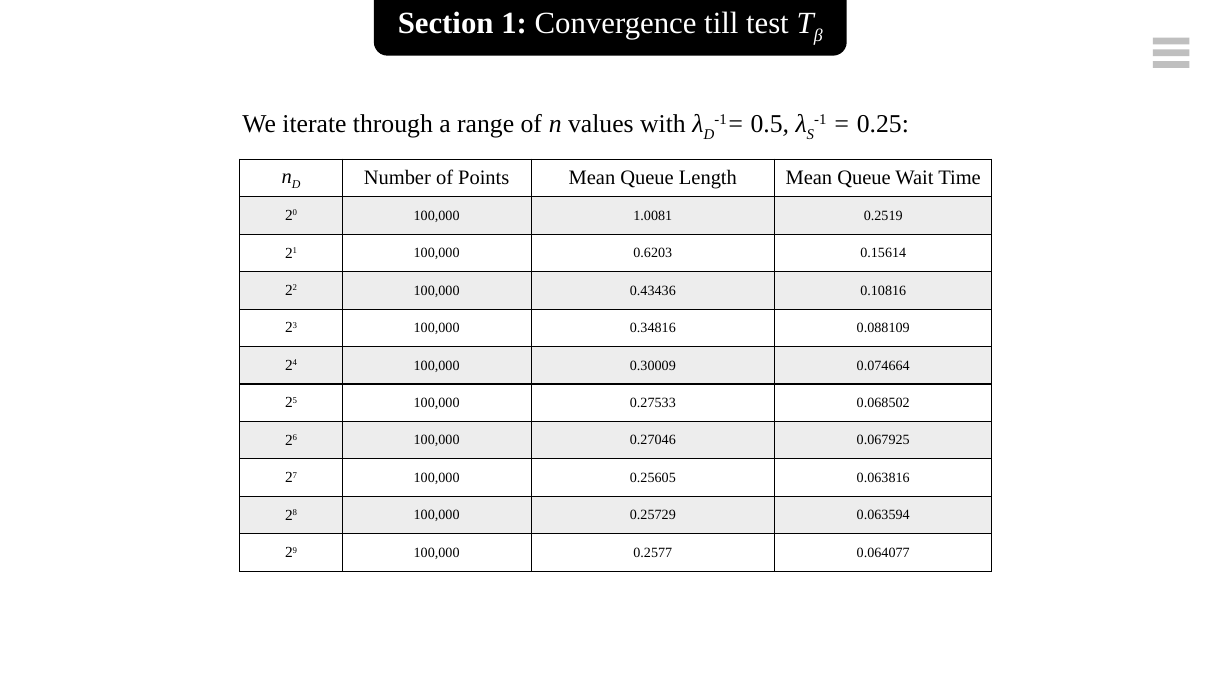
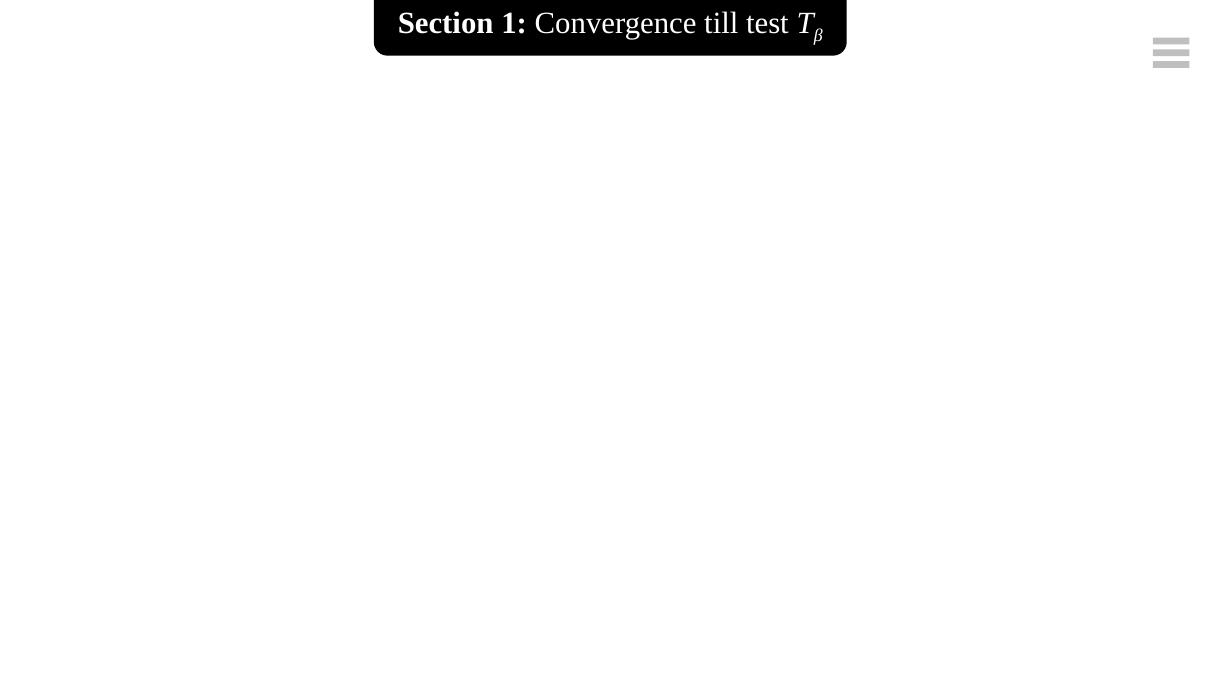
Before and after one commit to prabal1997/Probability, a slide deck: slide 8 of project_4/final_presentation.pptx (slide 6 before the commit). Drawn at 1232x693 pixels with LibreOffice and Linux fonts; fonts in the diff are those of the drawing; background and template pictures are left out. Boxes give left, top, right and bottom in pixels: in the first picture for what was removed or moved away, otherwise in the second. Text is boxed around its words. In the diff, an @@ line names an element or a change of style, - is before the commit and + after.

```diff
--- a/project_4/final_presentation.pptx
+++ b/project_4/final_presentation.pptx
@@ text removed at (242,114,909,138) @@
-We iterate through a range of n values with λD-1= 0.5, λS-1 = 0.25:
@@ table removed at (240,159,993,571), 11 rows, 4 columns @@
-nD | Number of Points | Mean Queue Length | Mean Queue Wait Time
-20 | 100,000 | 1.0081 | 0.2519
-21 | 100,000 | 0.6203 | 0.15614
-22 | 100,000 | 0.43436 | 0.10816
-23 | 100,000 | 0.34816 | 0.088109
-24 | 100,000 | 0.30009 | 0.074664
-25 | 100,000 | 0.27533 | 0.068502
-26 | 100,000 | 0.27046 | 0.067925
-27 | 100,000 | 0.25605 | 0.063816
-28 | 100,000 | 0.25729 | 0.063594
-29 | 100,000 | 0.2577 | 0.064077
```
Also in this commit, not shown: 7 other slides changed, 8 slides added, 1 slide removed, 14 other files.
